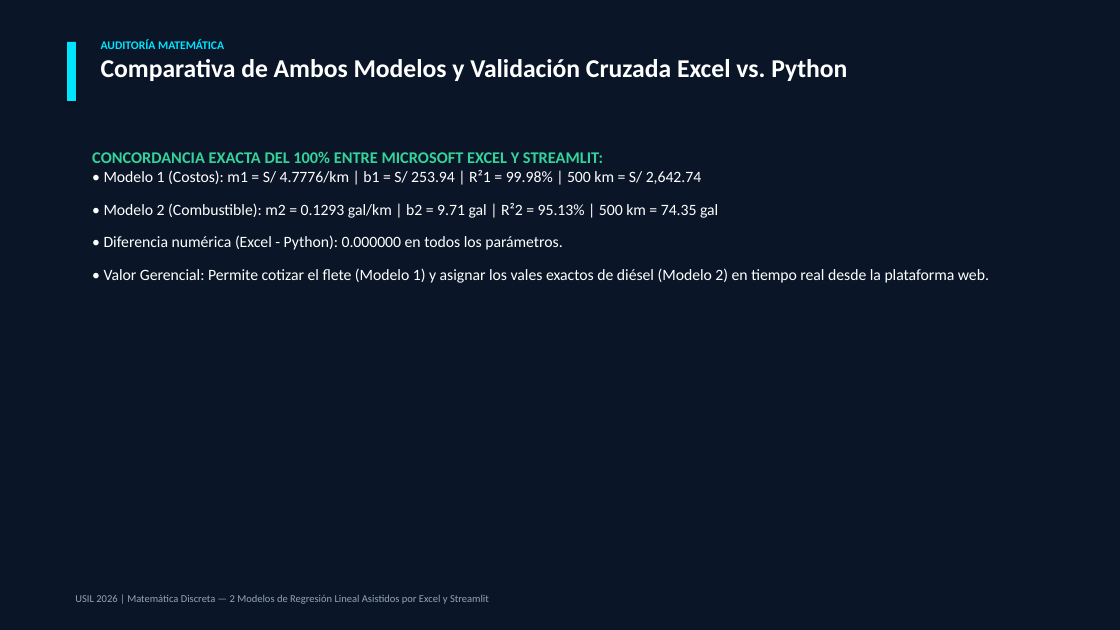
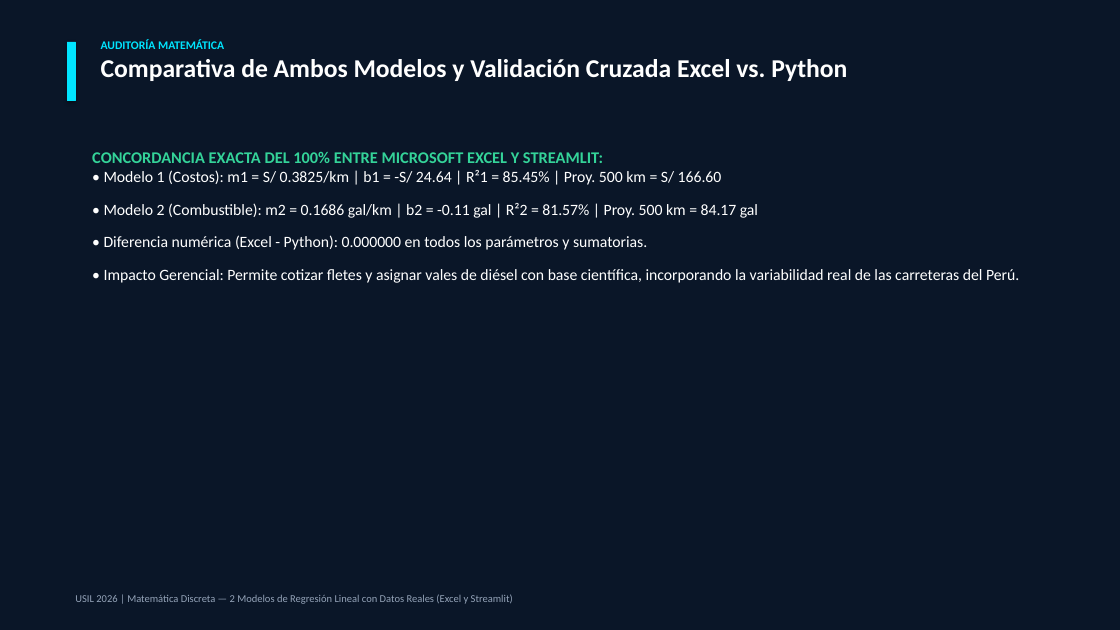
Before and after one commit to Kenny2006-PE/entregable_matematica, a slide deck: slide 5 of 02 Presentación.pptx. Drawn at 1120x630 pixels with LibreOffice and Linux fonts; fonts in the diff are those of the drawing. Boxes give left, top, right and bottom in pixels: in the first picture for what was removed or moved away, otherwise in the second. Text is boxed around its words. In the diff, an @@ line names an element or a change of style, - is before the commit and + after.

Commit message:
feat: Integrar dataset real de 23 rutas con variabilidad topografica y actualizar Excel, Word, PPT y App

```diff
--- a/02 Presentación.pptx
+++ b/02 Presentación.pptx
@@ text at [104, 170, 1019, 283]: text changed @@
-• Modelo 1 (Costos): m1 = S/ 4.7776/km | b1 = S/ 253.94 | R²1 = 99.98% | 500 km = S/ 2,642.74
-• Modelo 2 (Combustible): m2 = 0.1293 gal/km | b2 = 9.71 gal | R²2 = 95.13% | 500 km = 74.35 gal
-• Diferencia numérica (Excel - Python): 0.000000 en todos los parámetros.
-• Valor Gerencial: Permite cotizar el flete (Modelo 1) y asignar los vales exactos de diésel (Modelo 2) en tiempo real desde la plataforma web.
+• Modelo 1 (Costos): m1 = S/ 0.3825/km | b1 = -S/ 24.64 | R²1 = 85.45% | Proy. 500 km = S/ 166.60
+• Modelo 2 (Combustible): m2 = 0.1686 gal/km | b2 = -0.11 gal | R²2 = 81.57% | Proy. 500 km = 84.17 gal
+• Diferencia numérica (Excel - Python): 0.000000 en todos los parámetros y sumatorias.
+• Impacto Gerencial: Permite cotizar fletes y asignar vales de diésel con base científica, incorporando la variabilidad real de las carreteras del Perú.
@@ text at [75, 594, 513, 604]: text changed @@
-USIL 2026 | Matemática Discreta — 2 Modelos de Regresión Lineal Asistidos por Excel y Streamlit
+USIL 2026 | Matemática Discreta — 2 Modelos de Regresión Lineal con Datos Reales (Excel y Streamlit)
```
Also in this commit, not shown: 5 other slides changed, 11 other files.
